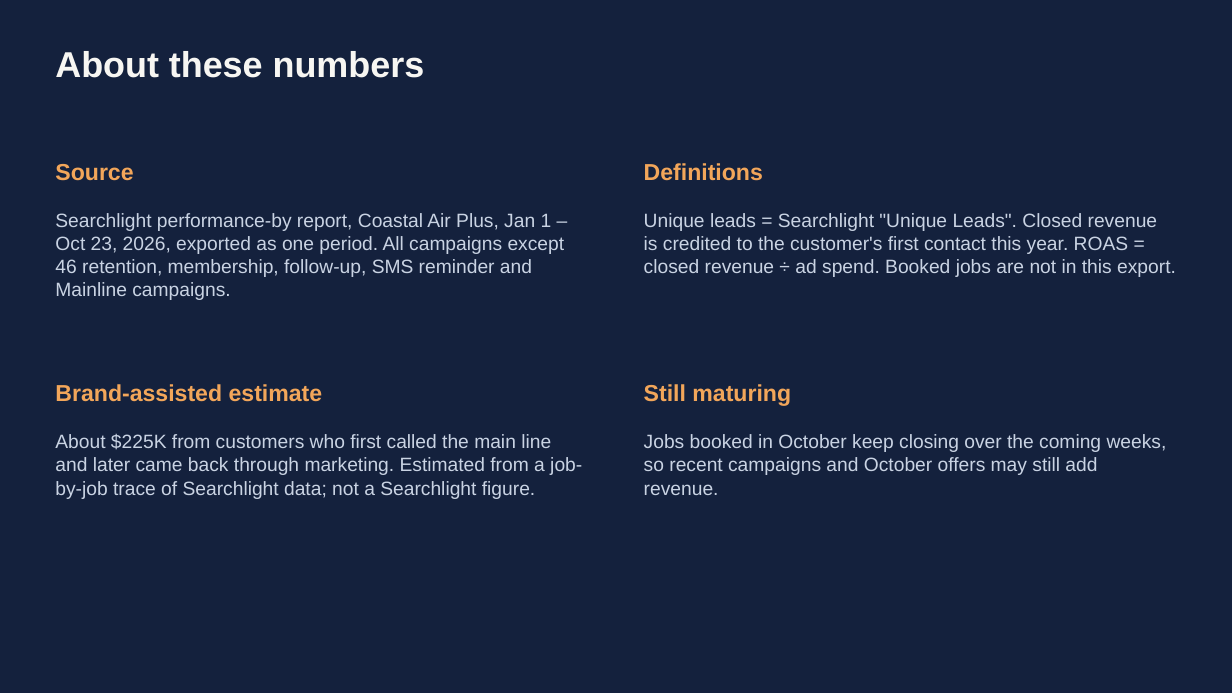
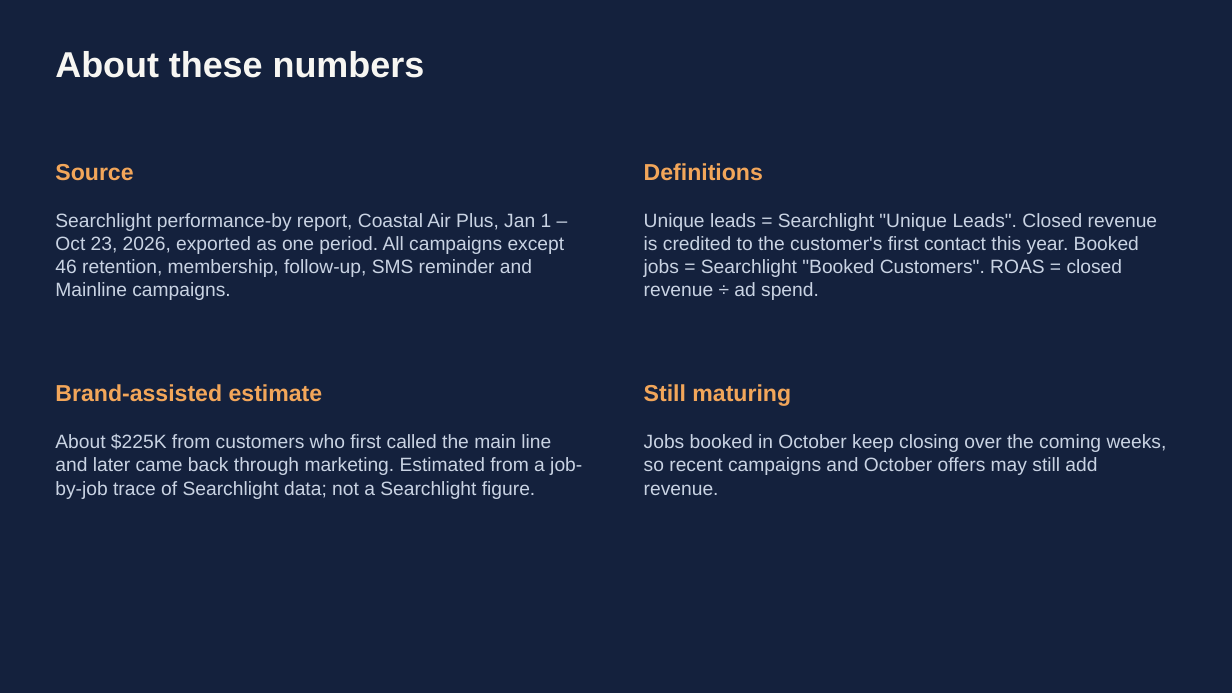
Before and after one commit to MktgCAP/Searchlight-YTD-Analysis, a slide deck: slide 12 of Coastal-Air-Plus-YTD-Performance-Oct23-2026.pptx. Drawn at 1232x693 pixels with LibreOffice and Linux fonts; fonts in the diff are those of the drawing. Boxes give left, top, right and bottom in pixels: in the first picture for what was removed or moved away, otherwise in the second. Text is boxed around its words. In the diff, an @@ line names an element or a change of style, - is before the commit and + after.

```diff
--- a/Coastal-Air-Plus-YTD-Performance-Oct23-2026.pptx
+++ b/Coastal-Air-Plus-YTD-Performance-Oct23-2026.pptx
@@ text at [644, 213, 1158, 300]: text changed @@
-Unique leads = Searchlight "Unique Leads". Closed revenue is credited to the customer's first contact this year. ROAS = closed revenue ÷ ad spend. Booked jobs are not in this export.
+Unique leads = Searchlight "Unique Leads". Closed revenue is credited to the customer's first contact this year. Booked jobs = Searchlight "Booked Customers". ROAS = closed revenue ÷ ad spend.
```
Also in this commit, not shown: 9 other slides changed, 1 other file.
